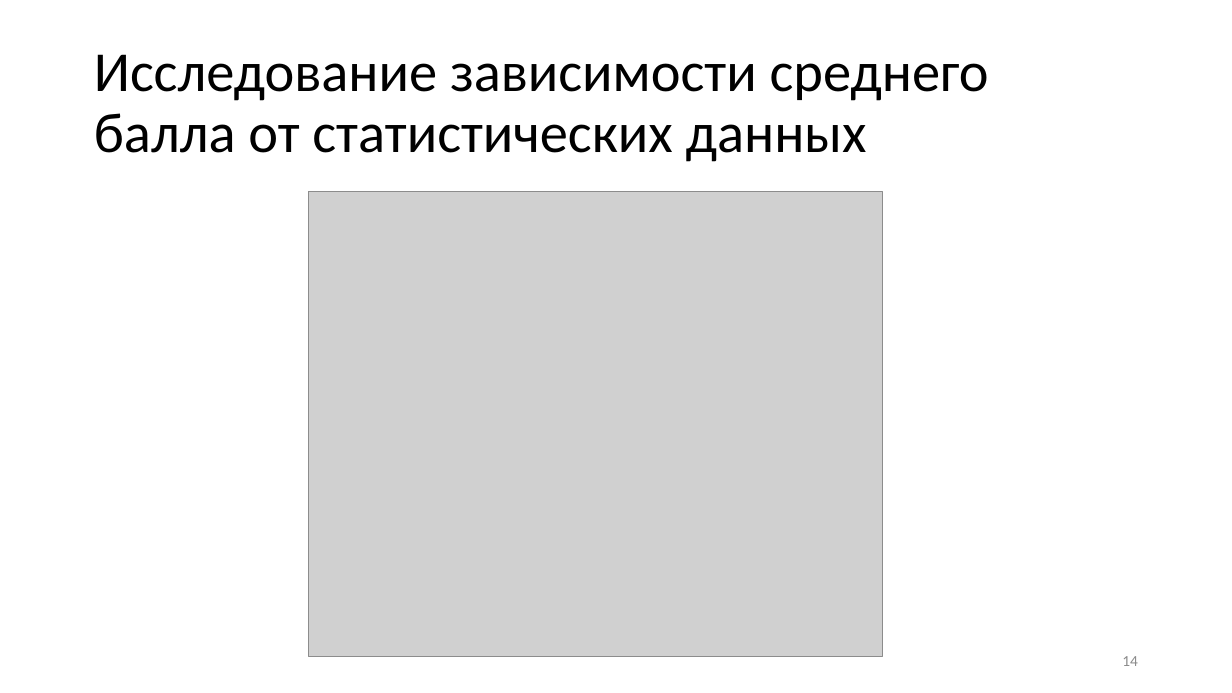
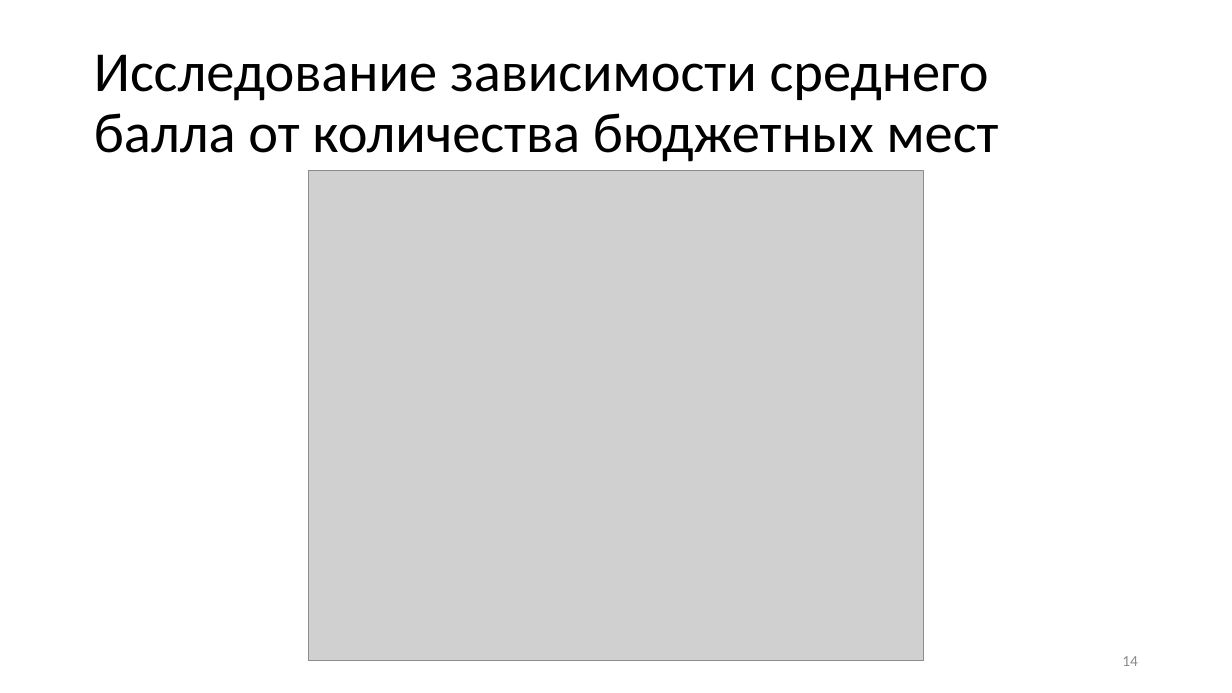
Before and after one commit to 1Bitcoin/scrape-universities-data, a slide deck: slide 14 of tex-diploma-template-main/Метод прогнозирования итогов приёма в вузы России на основе агентного моделирования.pptx. Drawn at 1232x693 pixels with LibreOffice and Linux fonts; fonts in the diff are those of the drawing; grey boxes stand for pictures. Boxes give left, top, right and bottom in pixels: in the first picture for what was removed or moved away, otherwise in the second. Text is boxed around its words. In the diff, an @@ line names an element or a change of style, - is before the commit and + after.

```diff
--- a/tex-diploma-template-main/Метод прогнозирования итогов приёма в вузы России на основе агентного моделирования.pptx
+++ b/tex-diploma-template-main/Метод прогнозирования итогов приёма в вузы России на основе агентного моделирования.pptx
@@ title at [94, 54, 999, 162]: text changed @@
-Исследование зависимости среднего балла от статистических данных
+Исследование зависимости среднего балла от количества бюджетных мест
@@ picture: place and size @@
-picture at [309, 191, 884, 656]
+picture at [308, 171, 924, 661]
```
Also in this commit, not shown: 4 other slides changed.
